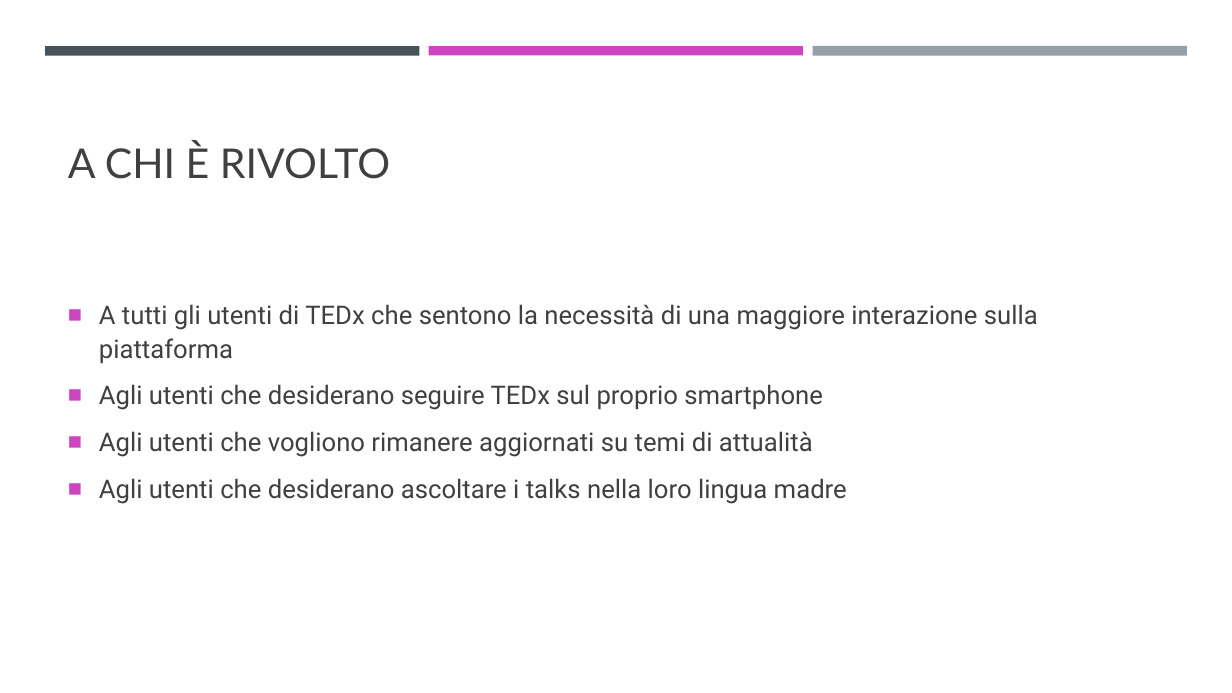
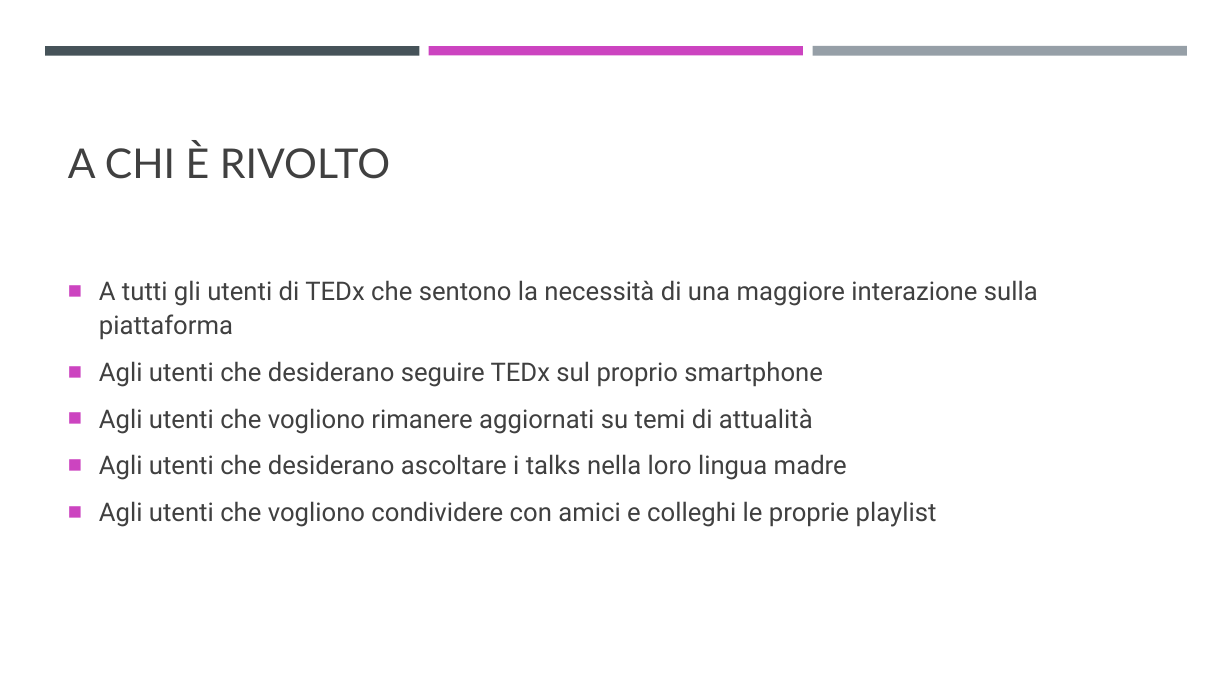
Before and after one commit to FilippoBordogna/TCM-Barcella-Bordogna-Cassina-More, a slide deck: slide 3 of Materiale/Presentazioni/PPOINT/Presentazione1.pptx. Drawn at 1232x693 pixels with LibreOffice and Linux fonts; fonts in the diff are those of the drawing. Boxes give left, top, right and bottom in pixels: in the first picture for what was removed or moved away, otherwise in the second. Text is boxed around its words. In the diff, an @@ line names an element or a change of style, - is before the commit and + after.

```diff
--- a/Materiale/Presentazioni/PPOINT/Presentazione1.pptx
+++ b/Materiale/Presentazioni/PPOINT/Presentazione1.pptx
@@ text at <box>99,501,937,527</box>: paragraph added @@
+■ Agli utenti che vogliono condividere con amici e colleghi le proprie playlist
```
Also in this commit, not shown: 3 other slides changed, 2 slides added, 2 other files.
